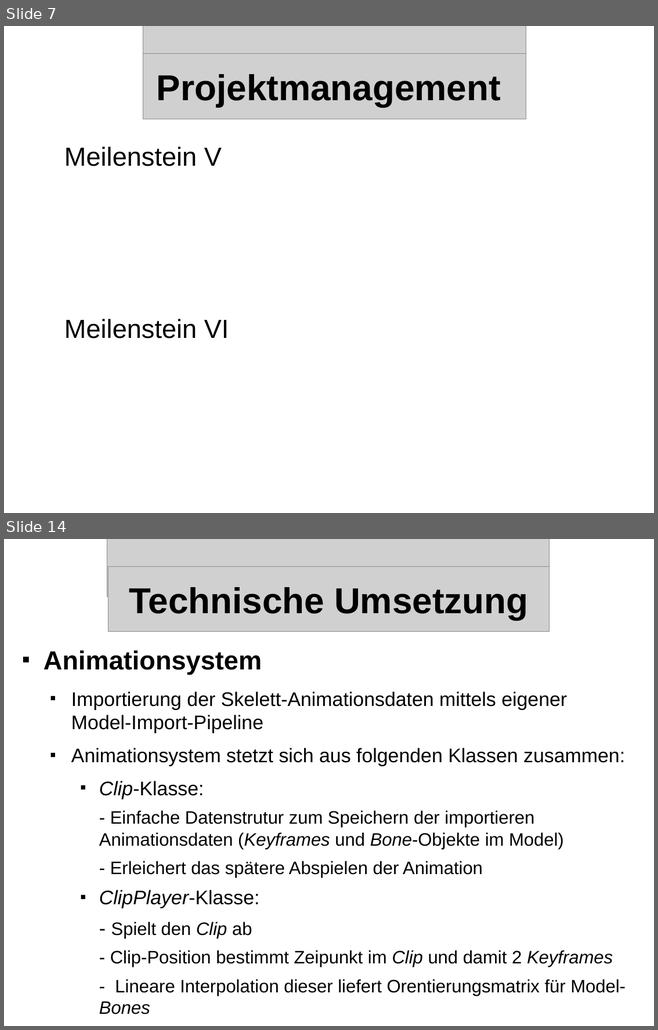
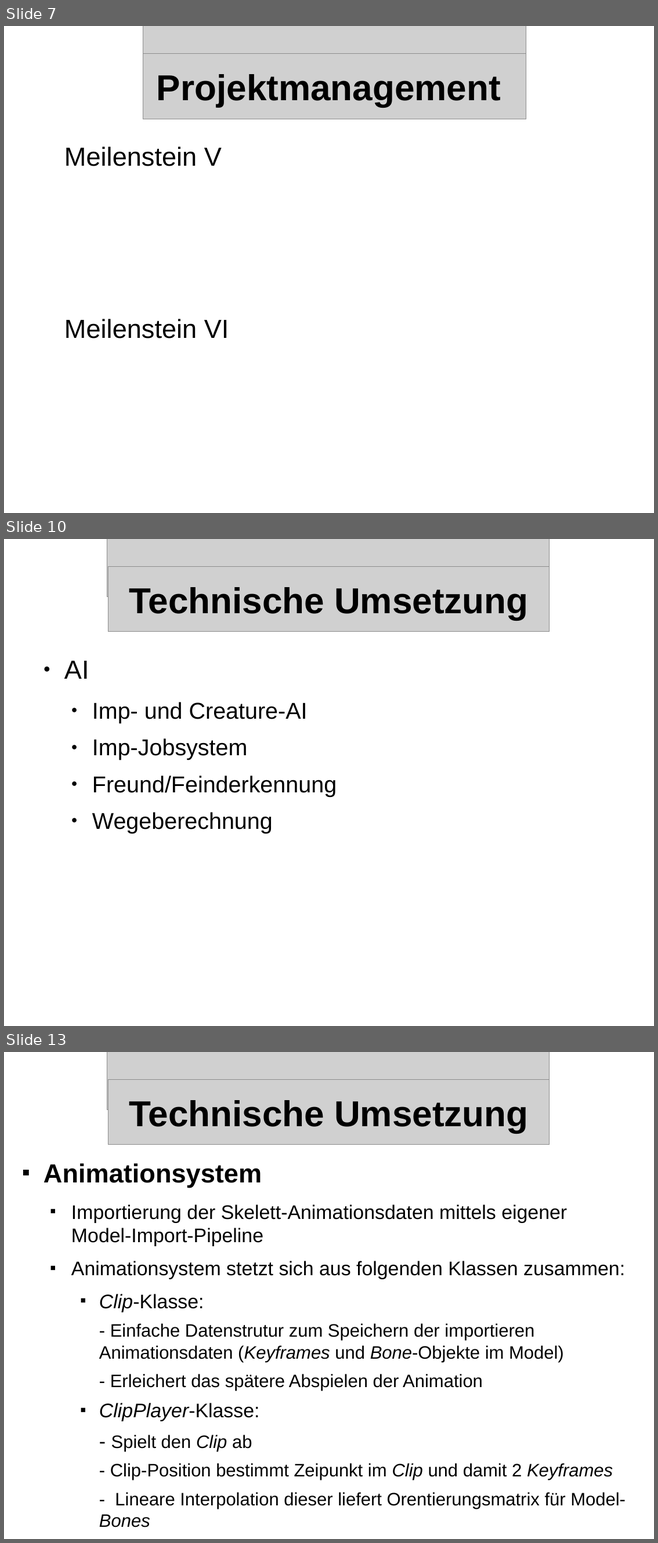
Before and after one commit to streber91/3D-Game-Project, a slide deck: Documents/Präsentationen/Underlord Abschlusspräsentation.odp. Shown one above the other, each under a label of ours: slides 7 and 14 before the commit, slides 7, 10 and 13 after it; the slides between them are not shown. The pictures are 658x1030 and 658x1543 pixels, drawn with LibreOffice and Linux fonts; fonts in the diff are those of the drawing; grey boxes stand for pictures; background and template pictures are left out. Boxes give left, top, right and bottom in pixels: in the first picture for what was removed or moved away, otherwise in the second. Text is boxed around its words. In the diff, an @@ line names an element or a change of style, - is before the commit and + after.

```diff
--- a/Documents/Präsentationen/Underlord Abschlusspräsentation.odp
+++ b/Documents/Präsentationen/Underlord Abschlusspräsentation.odp
@@ slide 10 added at (4,539,654,1026), background picture (left out) @@
@@ picture added at (107,539,549,597) @@
@@ picture added at (108,567,549,632) @@
@@ title added at (129,587,528,620), 44 pt, text #000000, bold @@
+Technische Umsetzung
@@ text added at (64,661,336,834), 28 pt, text #000000 @@
+● AI
+  ● Imp- und Creature-AI
+  ● Imp-Jobsystem
+  ● Freund/Feinderkennung
+  ● Wegeberechnung
@@ what was slide 14 is now slide 13 @@
```
Also in this commit, not shown: 4 other slides added, 6 slides removed, 1 other file.
